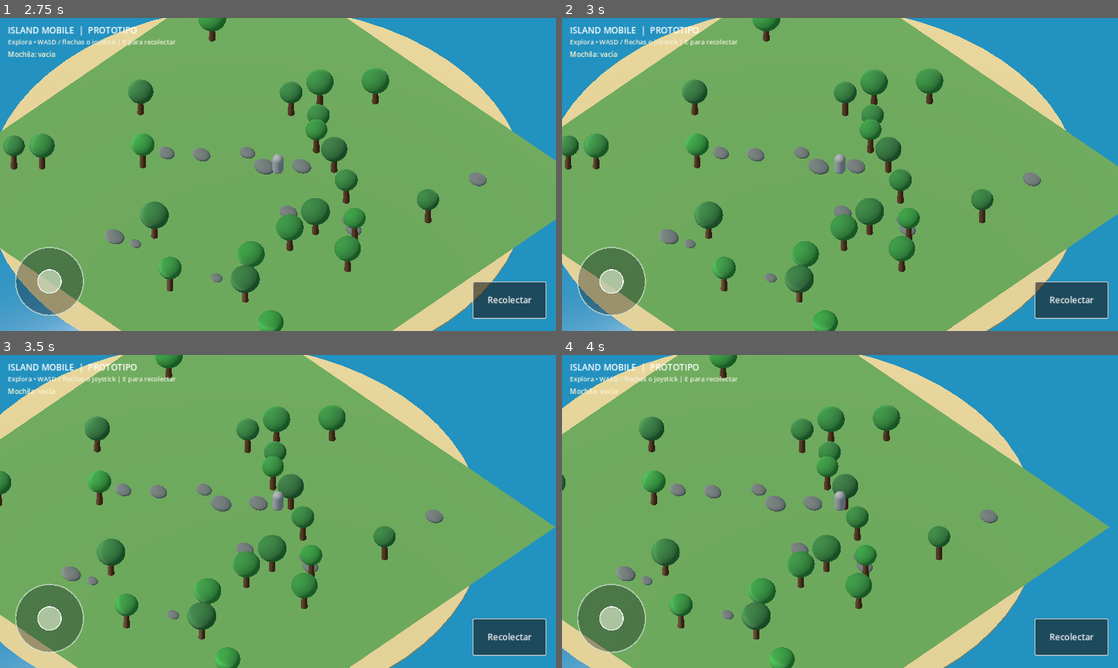
Above: before the commit, frames 1-4 (two rows, left to right).
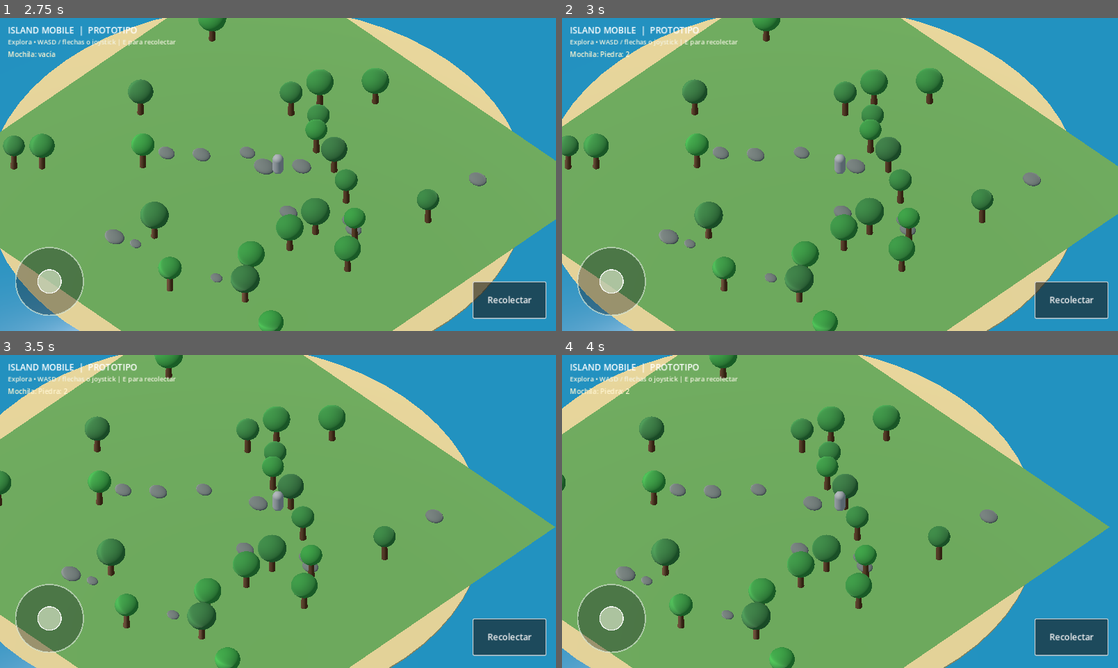
Above: after the commit, the same moments.

Repository: blackluis15-dev/Island-Mobile1
Game: Godot game, scene res://scenes/main.tscn
Same seed, same stepped clock (60 frames per second), same inputs: the game is played once before the commit and once after it.
Inputs (mouse positions are in pixels of both pictures, inside the frame that each line leads up to):
- Up to frame 1 (2.75 s): click "Recolectar" at 0.5 s; tap Enter at 1.25 s; drag from (50, 280) to (333, 105) at 1.27 s; drag from (166, 190) to (250, 237) at 2.02 s
- Up to frame 2 (3 s): tap Space at 2.75 s; move the mouse to (895, 105) at 2.77 s; hold D (move_right) from 2.78 s (still down)
- Up to frame 3 (3.5 s): keep holding D (move_right)
- Up to frame 4 (4 s): release D (move_right) at 3.5 s; drag from (812, 574) to (673, 464) at 3.52 s

Frame 1 is identical in both runs. In frame 2, 0.2% of the frame differs, in the area x 6-48%, y 10-50%; in frame 3, 0.2%; in frame 4, 0.2%.
Error before the commit: Invalid access to property or key 'interact' on a base object of type 'CharacterBody3D (player.gd)'. (res://scripts/island_world.gd:221)

Commit message:
Implement harvesting interaction and basic resource inventory

Diff:
--- a/scripts/player.gd
+++ b/scripts/player.gd
@@ -1,11 +1,14 @@
 extends CharacterBody3D
-## Starter movement controller: keyboard for editor testing and virtual joystick for touch.
+## Starter movement controller plus basic resource harvesting and inventory.
 
 @export var move_speed: float = 5.0
 @export var acceleration: float = 18.0
 @export var gravity: float = 20.0
+@export var harvest_range: float = 3.4
 
 @onready var camera: Camera3D = $Camera3D
+
+var inventory: Dictionary = {}
 
 func _physics_process(delta: float) -> void:
 	var input_vector := Input.get_vector("move_left", "move_right", "move_forward", "move_back")
@@ -15,7 +18,6 @@
 		if touch_input.length() > 0.12:
 			input_vector = touch_input
 
-	# Input.get_vector uses negative Y for forward; camera forward is -basis.z.
 	var forward := -camera.global_basis.z
 	var right := camera.global_basis.x
 	forward.y = 0.0
@@ -37,3 +39,50 @@
 		velocity.y = 0.0
 
 	move_and_slide()
+
+	if Input.is_action_just_pressed("interact"):
+		interact()
+	_update_inventory_display()
+
+func interact() -> void:
+	var target: Node3D = null
+	var closest_distance := harvest_range
+	for node in get_tree().get_nodes_in_group("harvestable"):
+		if not is_instance_valid(node):
+			continue
+		var resource := node as Node3D
+		var distance := global_position.distance_to(resource.global_position)
+		if distance <= closest_distance:
+			closest_distance = distance
+			target = resource
+
+	if target == null:
+		return
+
+	var destroyed: bool = target.call("apply_hit")
+	if destroyed:
+		var drops: Dictionary = target.call("get_drops")
+		for item in drops.keys():
+			inventory[item] = int(inventory.get(item, 0)) + int(drops[item])
+		target.queue_free()
+	_update_inventory_display()
+
+func _update_inventory_display() -> void:
+	var label := get_node_or_null("/root/Main/UI/InventoryLabel")
+	if label == null:
+		return
+	if inventory.is_empty():
+		label.text = "Mochila: vacía"
+		return
+
+	var item_names := {
+		"wood": "Madera",
+		"leaves": "Hojas",
+		"sapling": "Brote",
+		"stone": "Piedra"
+	}
+	var entries: Array[String] = []
+	for item in inventory.keys():
+		var display_name: String = item_names.get(item, str(item))
+		entries.append("%s: %d" % [display_name, int(inventory[item])])
+	label.text = "Mochila: " + "  |  ".join(entries)
